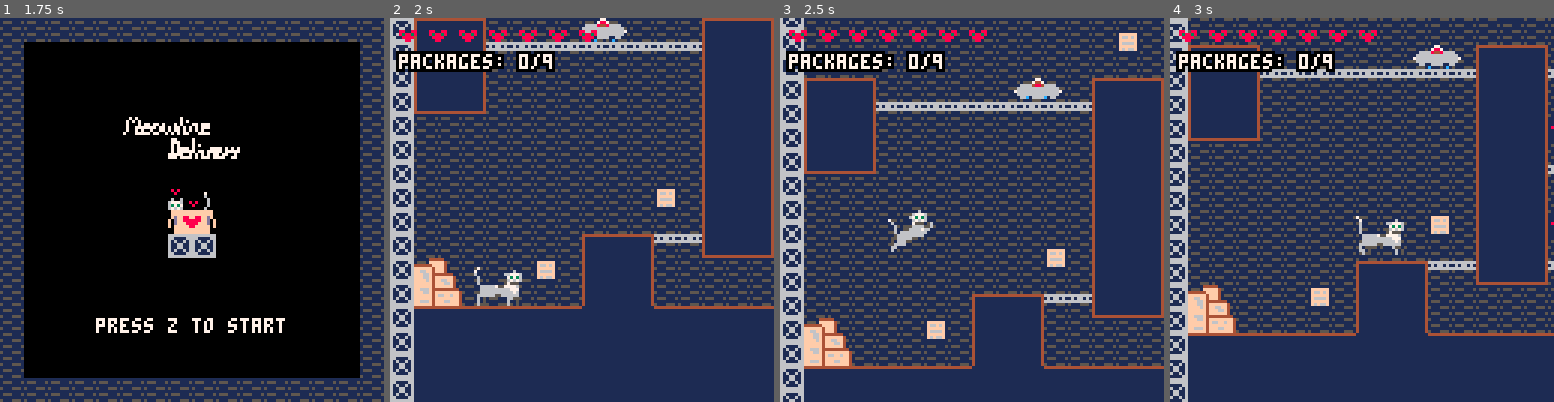
Above: before the commit, frames 1-4 (left to right).
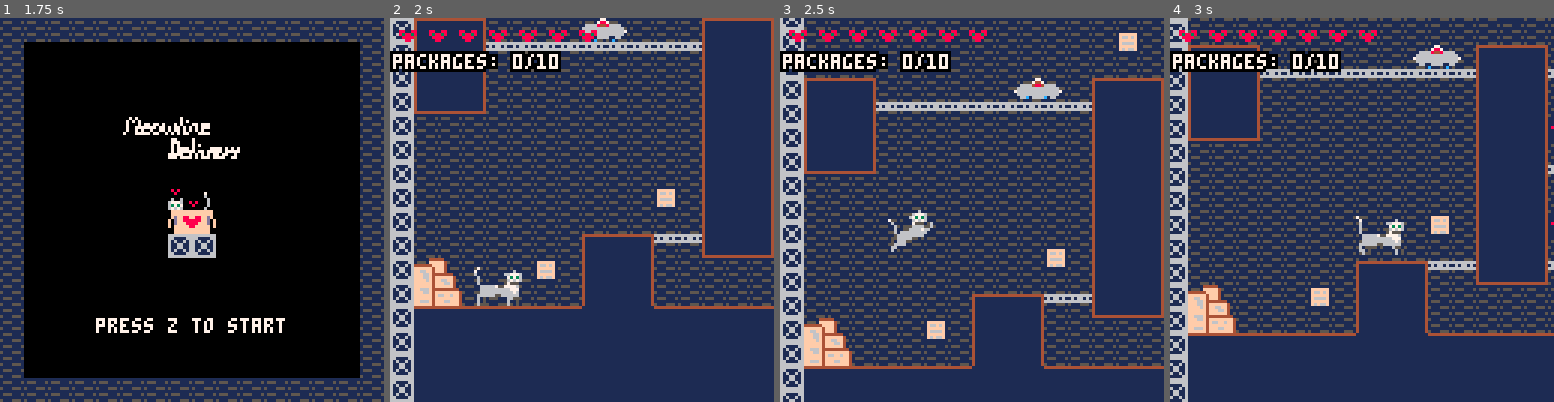
Above: after the commit, the same moments.

Repository: salvadorvanoli/MeowlineDelivery
Game: PICO-8 cartridge meowline.p8
The game is run twice, just before and just after one commit, with the same random seed, the same clock (stepped at 60 frames per second) and the same inputs.
Inputs:
- Up to frame 1 (1.75 s): tap X (X key) at 0.33, 1.07 s; tap O (Z key) at 0.7, 1.7 s; hold Right from 1.6 s (still down)
- Up to frame 2 (2 s): keep holding Right; tap X (X key) at 1.85 s
- Up to frame 3 (2.5 s): release Right at 2.1 s; tap O (Z key) at 2.1 s; hold Up 2.15-2.42 s; hold Right from 2.47 s (still down)
- Up to frame 4 (3 s): keep holding Right; tap O (Z key) at 2.5, 2.9 s; tap X (X key) at 2.97 s

Frame 1 is identical in both runs. In frame 2, 1.0% of the frame differs, in the area x 0-45%, y 8-15%; in frame 3, 1.0%; in frame 4, 1.0%.

Commit message:
Agregada una décima casa

Diff:
--- a/meowline.p8
+++ b/meowline.p8
@@ -1883,23 +1883,23 @@
 42414141414141414141414141414141414142000000000060000000000000000000000000004141404040404040404141000000004c4d000000000000000000000000000000000000000000005f5f5f4545454545454545454545454545455f00005f5f00000000000000000000000000000000000000000000270044444444
 424141414141414141414141414141414141424e4e4e4e4e4e4e4b00000000000000000000000041414141414141410000005500004c4d000000000000000000000000000000000000000000005f5f5f5f5f5f5f5f5f5f5f5f5f5f5f5f5f5f5f00005f5f000000000000000000000000000000000000000000000000446c6c6c
 42414141404040414141414141414141414142494949494949494800000000000000000000000000414141414141410043007b00004c4d00000000000000000000006000000000000000005e5e5f000000000000000000000027000000005f5f5e5e5f5f000000000000000000000000000000000000000000000000446c6c6c
-424141414141414141414141414141414141424f4f4f4f4f000000000000000000000000000000006d4141414141405e5e5e5e00004c4d00000000000000002f3e3e3e3e3e3e3e2d78000000005f0000000000000000000000000000000000000000000000000000000000000000000000000000000000000000000044444444
-42414141414141414141414141415d414141424f004f6c4f0000000000000000000000000000005e404041414141410000000000004c4d00000000000000006e5f5f5f5f5f5f5f3c7b000000005f0000000000000000000000000000000000000000000000000000000000000000000000000000000000000000000044440044
+424141414141414141414141414141414141424f4f4f4f4f000000000000000000000000000000006d4141414141405e5e5e5e00004c4d00000000000000002f3e3e3e3e3e3e3e2d78000000005f000000000000000000000000000000005f5f00005f5f00000000000000000000000000000000000000000000770044444444
+42414141414141414141414141415d414141424f004f6c4f0000000000000000000000000000005e404041414141410000000000004c4d00000000000000006e5f5f5f5f5f5f5f3c7b000000005f00000000000000000000000000000000000000000000000000000000000000000000000000000000000000007b0044440044
 424141414141414141414141414141414141424f644f4f4f00000000000000000000000000000000414141414141410000000000004c4d00000000005e5e5e2e5f5f5f5f5f5f5f2c5e00000000660058000000000000000000000000000000000000000000005f5f22222324222324225f5f24222324222324245f5f44446444
-424a4e4b4141412041414141414a4e4b4141425e5e5e5e5e00000000006b00000000000000000000414141414141410000000000004c4d00000000000000006e5f5f5f5f5f5f5f3c000000000066007b00000022232423222424222300005f5f5e5e5f5f5f5f5f5f5f5f5f5f5f5f5f5f5f5f5f5f5f5f5f5f5f5f5f5f5f5f5f5f
-424c4f4d4040404040404040404c4f4d404042000000000000000000007b00000000000000000000414141414141410000000000004c4d00000000000000006e5f5f5f4444445f5f0000005e5e5f5f5f5f45455f5f5f5f5f5f5f5f5f5f5f5f5f00005f5f5f5f5f5f5f5f5f5f5f5f5f5f5f5f5f5f5f5f5f5f5f5f5f5f5f5f5f5f
-424c4f4d4141414141414141414c4f4d414142000000000000000000007b000000000000000000004141414141416d0000000000004c4d00000000000000006e5f5f5f444444664444000000005f5f5f5f5f5f5f5f5f5f5f5f5f5f5f5f5f5f5f00005f5f5f5f5f5f5f5f5f5f5f5f5f5f5f5f5f5f5f5f5f5f5f5f5f5f5f5f5f5f
-424749484141414141414141414c4f4d7878420000000000005e5e5e4a4b00000000000000000000414141414140405e00000000004c4d00000000000000006e5f5f5f445544664444000000005f444444444444444444440000000000005f5f00005f5f5f5f5f5f5f5f5f5f5f5f5f5f5f5f5f5f5f5f5f5f5f5f5f5f5f5f5f5f
-424141414141414141414141414c4f4d4141420000000000000000004c4d00000000000000000000414141414141410000000000004c4d5e5e5e5e000000006e5f5f5f5e5e5e5f2c5e006b00005f444444444444444444440000000000005f5f5e5e5f5f5f5f5f5f5f5f5f5f5f5f5f5f5f5f5f5f5f5f5f5f5f5f5f5f5f5f5f5f
-424141414141414141414141414c4f4d4040420000000000000000004c4d00000000590000000000414141414141410000000000004c4d00000000000000006e5f5f5f0000005f3c00007b00005f44444444446c6c6c444400006b000000000000005f5f5f5f5f5f5f5f5f5f5f5f5f5f5f5f5f5f5f5f5f5f5f5f5f5f5f5f5f5f
-424141414141414141414141414c4f4d4141420000000000000000004c4d000000007b0000000000414141414141410000000000004c4d00000000000000006e5f5f5f0000005f3c00007b00006644554400446c6c6c444400007b000000000000005f5f5f5f5f5f5f5f5f5f5f5f5f5f5f5f5f5f5f5f5f5f5f5f5f5f5f5f5f5f
-42414141414141414141415a414c4f4d7878420000000000000000004c4d0000004a4b434343435e404041414141410000000000004c4d00000000000000006e5f5f5f5e5e5e5f3d45455f0000664444446444444444444400007b000000000000005f5f5f5f5f5f5f5f5f5f5f5f5f5f5f5f5f5f5f5f5f5f5f5f5f5f5f5f5f5f
-424141414141414141414141414c4f4d4141420000000000000000004c4d0000004c4d4343434300414141414141410000000000004c4d00000000000000436e5f5f5f0000005f5f5f5f5f5f5f5f5f5f5f5f5f5f5f5f5f5f5f5f5f5f5f5f5f5f5e5e5f5f5f5f5f5f5f5f5f5f5f5f5f5f5f5f5f5f5f5f5f5f5f5f5f5f5f5f5f5f
-42414141414141414a4e4b4040474948404042434300000000007c7d7d7d7d7e004c4d4343434300414141414141410000000000004c4d0000000000005e5e2e5f5f5f0000005f5f5f5f5f5f5f5f5f5f5f5f5f5f5f5f5f5f5f5f5f5f5f5f5f5f00005f5f5f5f5f5f5f5f5f5f5f5f5f5f5f5f5f5f5f5f5f5f5f5f5f5f5f5f5f5f
-42696a41414157414c4f4d41414141414141424343000000007c7f414141416f7e4c4d4e4e4e4b00414141414141410000000000004c4d00000000000000006e5f5f5f5e5e5e5f5f00000000270000000027000000000000000000000000000000005f5f5f5f5f5f5f5f5f5f5f5f5f5f5f5f5f5f5f5f5f5f5f5f5f5f5f5f5f5f
-42797a41414141414c4f4d4141414141414142434300006b0000414141414141004c4d4949494800414141414141410000000000004c4d5e5e5e00000000006e5f5f5f4444445f5f00000000000000000000000000000000000000000000000000005f5f5f5f5f5f5f5f5f5f5f5f5f5f5f5f5f5f5f5f5f5f5f5f5f5f5f5f5f5f
-424e4e4e4e4e4e4e4f4f4f4e4e4e4e4e4e4e42434300007b0000416c414141405e4c4d414141410041414040404141000000000000474800000000000000006e5f5f5f4444445f5f00000000000000000000000000000000000000006b00000000005f5f5f5f5f5f5f5f5f5f5f5f5f5f5f5f5f5f5f5f5f5f5f5f5f5f00000000
-424f4f4f4f4f4f4f4f4f4f4f4f4f4f4f4f4f42434300007b0000414141004141004c4d410041410041414141414141000000007800660000000078000000006e5f5f5f004444000000000000000000000000000000000000000000007b00000000005f5f5f5f5f5f5f5f5f5f5f5f5f5f5f5f5f5f5f5f5f5f5f5f5f5f00000000
-424f4f4f4f4f4f4f4f4f4f4f4f4f4f4f4f4f42434300007b0000412041642041004c4d416441410041412041414141000000007b0066000000007b000000006e5f5f5f644444000000000000000000000000002223000000000000007b00000000005f5f5f5f5f5f5f5f5f5f5f5f5f5f5f5f5f5f5f5f5f5f5f5f5f5f00000000
-424f4f4f4f4f4f4f4f4f4f4f4f4f4f4f4f4f424e4e4e4e4e4e4e4e4e4e4e4e4e4e4e4e4e4e4e4e4e4e4e4e4e4e4e4e4e4e4e4e4e4e4e4e4e4e4e4b454545453f5f5f5f5f5f5f5f5f5f5f5f5f5f5f4545455f5f5f5f5f4545455f5f5f5f5f5f5f5f5f5f5f5f5f5f5f5f5f5f5f5f5f5f5f5f5f5f5f5f5f5f5f5f5f5f5f00000000
+424a4e4b4141412041414141414a4e4b4141425e5e5e5e5e00000000006b00000000000000000000414141414141410000000000004c4d00000000000000006e5f5f5f5f5f5f5f3c000000000066007b00000022232423222424222300005f5f5e5e5f5f5f5f5f5f5f5f5f5f5f5f5f5f5f5f5f5f5f5f5f5f5f5f5f5f5e5e5f5f
+424c4f4d4040404040404040404c4f4d404042000000000000000000007b00000000000000000000414141414141410000000000004c4d00000000000000006e5f5f5f4444445f5f0000005e5e5f5f5f5f45455f5f5f5f5f5f5f5f5f5f5f5f5f00005f5f5f5f5f5f5f5f5f5f5f5f5f5f5f5f5f5f5f5f5f5f5f5f5f5f00005f5f
+424c4f4d4141414141414141414c4f4d414142000000000000000000007b000000000000000000004141414141416d0000000000004c4d00000000000000006e5f5f5f444444664444000000005f5f5f5f5f5f5f5f5f5f5f5f5f5f5f5f5f5f5f00005f5f5f5f5f5f5f5f5f5f5f5f5f5f5f5f5f5f5f5f5f5f5f5f5f5f00005f5f
+424749484141414141414141414c4f4d7878420000000000005e5e5e4a4b00000000000000000000414141414140405e00000000004c4d00000000000000006e5f5f5f445544664444000000005f444444444444444444440000000000005f5f00005f5f5f5f5f5f5f5f5f5f5f5f5f5f5f5f5f5f5f5f5f5f5f5f5f5f00005f5f
+424141414141414141414141414c4f4d4141420000000000000000004c4d00000000000000000000414141414141410000000000004c4d5e5e5e5e000000006e5f5f5f5e5e5e5f2c5e006b00005f444444444444444444440000000000005f5f5e5e5f5f5f5f5f5f5f5f5f5f5f5f5f5f5f5f5f5f5f5f5f5f5f5f5f5f5e5e5f5f
+424141414141414141414141414c4f4d4040420000000000000000004c4d00000000590000000000414141414141410000000000004c4d00000000000000006e5f5f5f0000005f3c00007b00005f44444444446c6c6c444400006b000000000000005f5f5f5f5f5f5f5f5f5f5f5f5f5f5f5f5f5f5f5f5f5f5f5f5f5f00005f5f
+424141414141414141414141414c4f4d4141420000000000000000004c4d000000007b0000000000414141414141410000000000004c4d00000000000000006e5f5f5f0000005f3c00007b00006644554400446c6c6c444400007b000000000000005f5f5f5f5f5f5f5f5f5f5f5f5f5f5f5f5f5f5f5f5f5f5f5f5f5f00005f5f
+42414141414141414141415a414c4f4d7878420000000000000000004c4d0000004a4b434343435e404041414141410000000000004c4d00000000000000006e5f5f5f5e5e5e5f3d45455f0000664444446444444444444400007b000000000000005f5f5f5f5f5f5f5f5f5f5f5f5f5f5f5f5f5f5f5f5f5f5f5f5f5f00005f5f
+424141414141414141414141414c4f4d4141420000000000000000004c4d0000004c4d4343434300414141414141410000000000004c4d00000000000000436e5f5f5f0000005f5f5f5f5f5f5f5f5f5f5f5f5f5f5f5f5f5f5f5f5f5f5f5f5f5f5e5e5f5f5f5f5f5f5f5f5f5f5f5f5f5f5f5f5f5f5f5f5f5f5f5f5f5f5e5e5f5f
+42414141414141414a4e4b4040474948404042434300000000007c7d7d7d7d7e004c4d4343434300414141414141410000000000004c4d0000000000005e5e2e5f5f5f0000005f5f5f5f5f5f5f5f5f5f5f5f5f5f5f5f5f5f5f5f5f5f5f5f5f5f00005f5f7d7d7e00004343434343434343434343434300000000000000005f5f
+42696a41414157414c4f4d41414141414141424343000000007c7f414141416f7e4c4d4e4e4e4b00414141414141410000000000004c4d00000000000000006e5f5f5f5e5e5e5f5f00000000270000000027000000000000000000000000000000005f5f41416f7e000043434343434343434343430000005500000000005f5f
+42797a41414141414c4f4d4141414141414142434300006b0000414141414141004c4d4949494800414141414141410000000000004c4d5e5e5e00000000006e5f5f5f4444445f5f00000000000000000000000000000000000000000000000000005f5f416c416f7e0000004343434343434300000000007b00000000005f5f
+424e4e4e4e4e4e4e4f4f4f4e4e4e4e4e4e4e42434300007b0000416c414141405e4c4d414141410041414040404141000000000000474800000000000000006e5f5f5f4444445f5f00000000000000000000000000000000000000006b00000000005f5f41414141000000000000000000000000000000005f5f5f5f5f5f5f5f
+424f4f4f4f4f4f4f4f4f4f4f4f4f4f4f4f4f42434300007b0000414141004141004c4d410041410041414141414141000000007800660000000078000000006e5f5f5f004444000000000000000000000000000000000000000000007b00000000005f5f4100414100000000000000000000000000000000665f5f5f5f5f5f5f
+424f4f4f4f4f4f4f4f4f4f4f4f4f4f4f4f4f42434300007b0000412041642041004c4d416441410041412041414141000000007b0066000000007b000000006e5f5f5f644444000000000000000000000000002223000000000000007b00000000005f5f41644141000000000000000000000000000000006620005f5f5f5f5f
+424f4f4f4f4f4f4f4f4f4f4f4f4f4f4f4f4f424e4e4e4e4e4e4e4e4e4e4e4e4e4e4e4e4e4e4e4e4e4e4e4e4e4e4e4e4e4e4e4e4e4e4e4e4e4e4e4b454545453f5f5f5f5f5f5f5f5f5f5f5f5f5f5f4545455f5f5f5f5f4545455f5f5f5f5f5f5f5f5f5f5f5f5f5f5f454545454545454545454545454545455f5f5f5f5f5f5f5f
 4949494949494949494949494949494949494949494949494949494949494949494949494949494949494949494949494949494949494949494949494949494949494949494949494949494949494949494949494949494949494949494949494949494949494949494949494949494949494949494949494949494949494949
